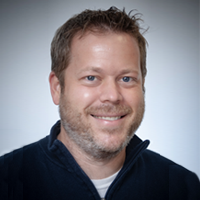
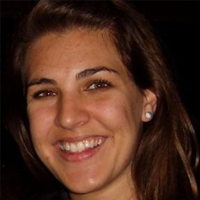
Layered file, before and after one edit (200×200). Changes by layer:
added layer "Lauren Mills" above "David Hawkins" over [0, 0, 200, 200]
added layer "David Hawkins" above "Danny 2023" over [0, 0, 200, 200]
renamed "Layer 1" to "Danny 2023", hid it, painted on it over [0, 0, 200, 200]
removed layer "Danny 2023" over [0, 0, 200, 200]
